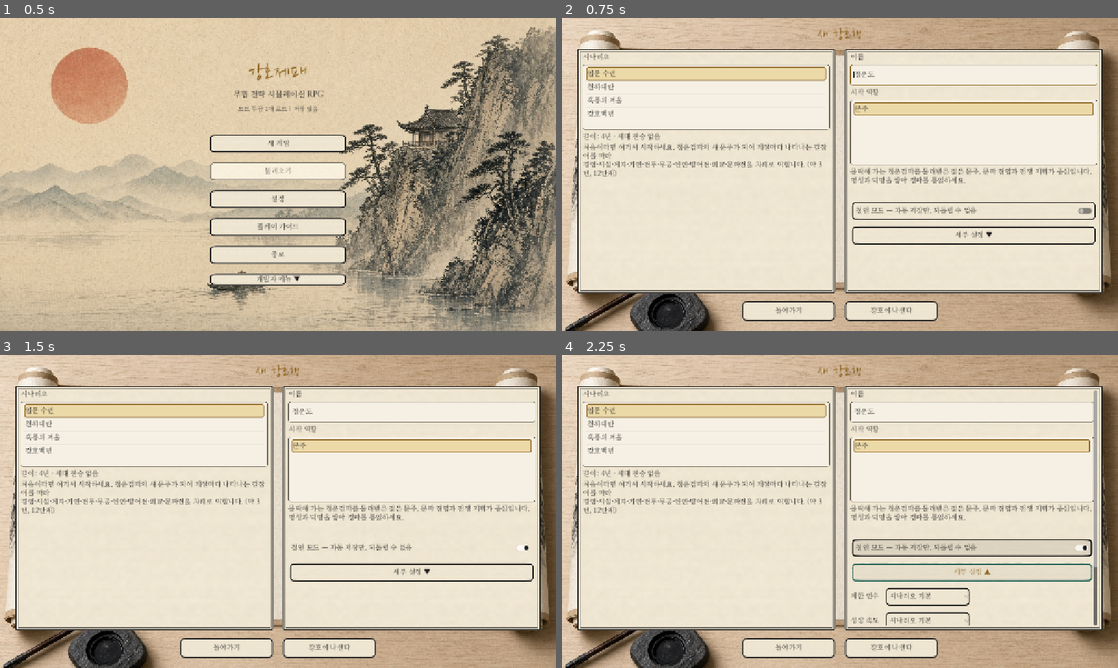
Above: before the commit, frames 1-4 (two rows, left to right).
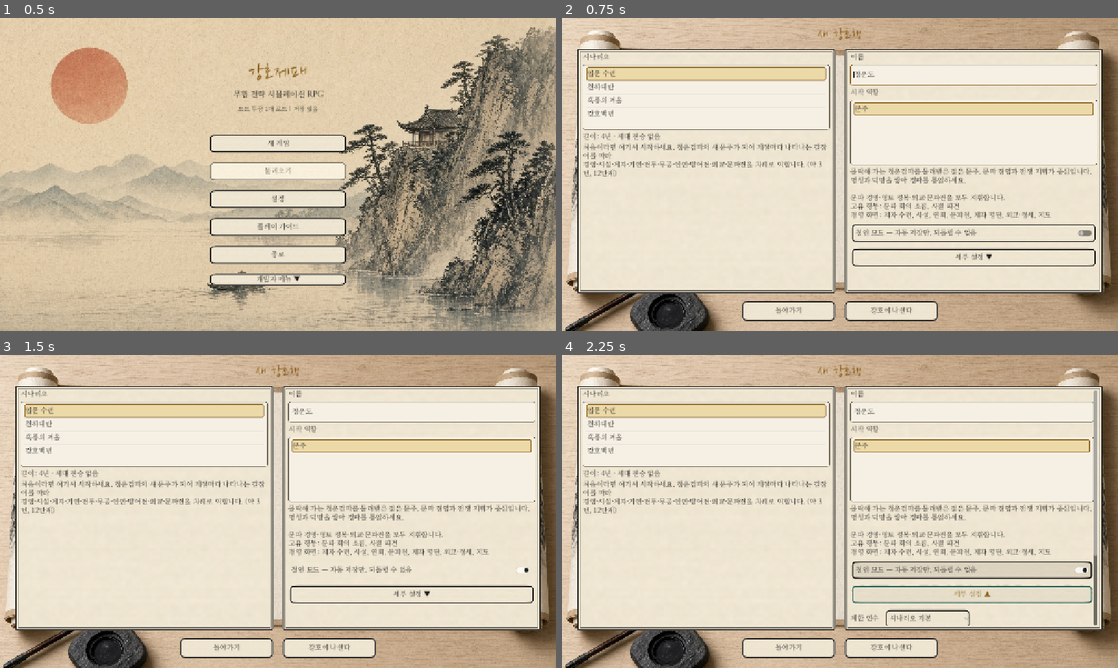
Above: after the commit, the same moments.

Repository: soulfactorx/StrongholdEmpire
Game: Godot game, scene res://scenes/main.tscn
Two runs of this game, one before a commit and one after it. Both use one fixed random seed, a clock stepped at 60 frames per second and the inputs below.
Inputs:
- Up to frame 1 (0.5 s): no input
- Up to frame 2 (0.75 s): click "새 게임" at 0.5 s
- Up to frame 3 (1.5 s): click "철인 모드 — 자동 저장만, 되돌릴 수 없음" at 1.25 s
- Up to frame 4 (2.25 s): click "세부 설정 ▼" at 2 s

Frame 1 is identical in both runs. In frame 2, 2.8% of the frame differs, in the area x 51-96%, y 56-80%; in frame 3, 2.2%; in frame 4, 4.1%, in the area x 51-97%, y 56-87%.

Commit message:
시작 역할 7가지, 역할별 경영 화면 구성
- 시작 역할에 총관(중간관리자)·간자·자객을 더했다. 간자·자객은 포섭·자객의 길 플래그를 갖고 시작한다.
- RoleDashboard: 역할마다 할 일이 없는 행동 버튼(제자 훈련·시설·연회·문파전·제자 명단 등)을 숨기고,
  낭인·의뢰인·간자·자객은 시설 칸을 숨기고 금화·식량을 개인 재산으로 보인다. 역할 안내를 위에 적는다.
- 숨긴 버튼은 단축키로도 열지 않는다. 새 게임 화면의 역할 소개에 고유 행동과 쓸 수 있는 기능을 보인다.

Co-Authored-By: Claude Opus 5.5 <noreply@anthropic.com>
Claude-Session: https://claude.ai/code/session_01XbdTiwmV8RT66UTYn7Aesn

Diff:
--- a/data/events/tutorial/tutorial_1_hub.json
+++ b/data/events/tutorial/tutorial_1_hub.json
@@ -1,7 +1,7 @@
 {
   "id": "tutorial_1_hub",
   "title": "길잡이 ① 문파 경영",
-  "description": "강호에 오신 것을 환영합니다. 이곳은 문파 경영 화면입니다.\n\n· 왼쪽: …(110 unchanged characters)… [계절 진행]을 누르면 수입·유지비가 정산되고 강호가 움직입니다.\n\n먼저 [제자 훈련]이나 [문파 연회]를 해 보고 [계절 진행]을 눌러 보세요.",
+  "description": "강호에 오신 것을 환영합니다. 이곳은 문파 경영 화면입니다.\n\n· 왼쪽: …(110 unchanged characters)… [계절 진행]을 누르면 수입·유지비가 정산되고 강호가 움직입니다.\n\n역할마다 보이는 버튼이 다릅니다. 문주·총관은 [제자 훈련]이나 [문파 연회], 다른 역할은 고유 행동이나 [영약 구매]를 해 보고 [계절 진행]을 눌러 보세요.",
   "can_repeat": false,
   "priority": true,
   "conditions": [
--- a/scripts/Systems/game_manager.gd
+++ b/scripts/Systems/game_manager.gd
@@ -179,6 +179,9 @@
 	pending_event.clear()
 	story_flags.clear()
 	flag_turns.clear()
+	# 시작 역할이 이미 걸어온 길 (간자 포섭, 자객의 길 등)
+	for flag in StartingRoles.get_by_id(role_id).get("flags", []):
+		EventManager.set_flag(story_flags, flag)
 	role_history.clear()
 	_record_role(player_character.role)
 	role_state = RoleActions.create_state()
--- /dev/null
+++ b/scripts/Systems/role_dashboard.gd
@@ -0,0 +1,86 @@
+class_name RoleDashboard
+extends RefCounted
+
+## 역할별 경영 화면 구성: 보일 행동 버튼, 문파 칸 제목, 역할 안내.
+## 역할마다 할 수 있는 일이 달라서, 할 일이 없는 버튼은 숨기고 그 역할의 목표를 위에 적는다.
+## 역할 고유 행동(문파 회의·정보 수집 등)은 RoleActions가 따로 버튼을 만든다.
+
+## 경영 화면의 행동 버튼 (노드 이름)
+const ACTION_BUTTONS: PackedStringArray = [
+	"AdvanceTurnButton", "TrainButton", "FacilityButton", "ElixirButton", "FeastButton", "MartialArtButton",
+	"RoleButton", "CombatButton", "SectWarButton", "EndingButton", "WorldButton", "DiscipleButton", "MapButton",
+]
+
+## 역할별 구성. hidden: 숨길 버튼, sect: 문파 일에 몸담는지(아니면 시설 칸을 숨기고 금화·식량을 개인 재산으로 보인다),
+## focus: 역할 안내
+const LAYOUTS: Dictionary = {
+	CharacterData.Role.LEADER: {
+		"hidden": [],
+		"sect": true,
+		"focus": "문파 경영·영토 정복·외교·문파전을 모두 지휘합니다.",
+	},
+	CharacterData.Role.MANAGER: {
+		"hidden": ["FeastButton"],
+		"sect": true,
+		"focus": "부서를 정해 살림을 꾸리고 제자를 기릅니다. 신임을 쌓아 문주 자리를 노리세요.",
+	},
+	CharacterData.Role.YOUNG_DISCIPLE: {
+		"hidden": ["TrainButton", "FacilityButton", "FeastButton", "SectWarButton", "DiscipleButton"],
+		"sect": true,
+		"focus": "스승께 배우고 외출에서 기연을 찾습니다. 문파 운영은 아직 윗사람의 몫입니다.",
+	},
+	CharacterData.Role.WANDERER: {
+		"hidden": ["TrainButton", "FacilityButton", "FeastButton", "SectWarButton", "DiscipleButton"],
+		"sect": false,
+		"focus": "의뢰로 이름을 떨치고 강호를 떠돕니다. 지도에서 다른 세력의 땅으로 옮겨 갈 수 있습니다.",
+	},
+	CharacterData.Role.MERCENARY: {
+		"hidden": ["TrainButton", "FacilityButton", "FeastButton", "SectWarButton", "DiscipleButton"],
+		"sect": false,
+		"focus": "세력의 계약을 맡아 신용과 금화를 쌓습니다. 이행할지 배신할지는 당신의 몫입니다.",
+	},
+	CharacterData.Role.SPY: {
+		"hidden": ["TrainButton", "FacilityButton", "FeastButton", "SectWarButton", "DiscipleButton"],
+		"sect": false,
+		"focus": "세력의 전력과 작전을 캐고 사보타주로 흔듭니다. 노출도를 조심하세요.",
+	},
+	CharacterData.Role.ASSASSIN: {
+		"hidden": ["TrainButton", "FacilityButton", "FeastButton", "SectWarButton", "DiscipleButton", "WorldButton"],
+		"sect": false,
+		"focus": "표적 의뢰로 돈을 벌고, 현상금이 쌓이면 은신합니다. 강호의 그림자를 지배하세요.",
+	},
+}
+
+
+static func get_layout(role: CharacterData.Role) -> Dictionary:
+	return LAYOUTS.get(role, LAYOUTS[CharacterData.Role.LEADER])
+
+
+static func is_button_visible(role: CharacterData.Role, button_name: String) -> bool:
+	return not button_name in get_layout(role)["hidden"]
+
+
+## 문파 칸 제목: 문파를 운영하는 역할은 문파 이름, 아니면 몸담은 곳과 개인 재산
+static func get_sect_title(role: CharacterData.Role, sect: SectData) -> String:
+	if get_layout(role)["sect"]:
+		return sect.sect_name
+	return "%s (몸담은 곳 · 금화·식량은 내 몫)" % sect.sect_name
+
+
+## 새 게임 화면에 보일 역할 소개: 할 수 있는 일 목록
+static func describe_role(role: CharacterData.Role) -> String:
+	var layout: Dictionary = get_layout(role)
+	var actions: PackedStringArray = []
+	for action in RoleActions.get_actions(role):
+		actions.append(action["title"])
+	var hidden: Array = layout["hidden"]
+	var common: PackedStringArray = []
+	for pair in [
+		["TrainButton", "제자 수련"], ["FacilityButton", "시설"], ["FeastButton", "연회"],
+		["SectWarButton", "문파전"], ["DiscipleButton", "제자 명단"], ["WorldButton", "외교·정세"], ["MapButton", "지도"],
+	]:
+		if not pair[0] in hidden:
+			common.append(pair[1])
+	return "%s\n고유 행동: %s\n경영 화면: %s" % [
+		layout["focus"], ", ".join(actions) if not actions.is_empty() else "없음", ", ".join(common),
+	]
--- a/scripts/Systems/starting_roles.gd
+++ b/scripts/Systems/starting_roles.gd
@@ -40,6 +40,44 @@
 			"internal_energy_max": 120, "age": 27, "morality": 45,
 		},
 		"experience": 100,
+	},
+	{
+		"id": "manager",
+		"title": "총관",
+		"description": "청운검파의 살림을 맡은 중간관리자. 부서를 정해 문파를 굴리고 문주에게 건의합니다.\n신임을 쌓아 문주 자리를 잇거나, 실패가 쌓이면 강등됩니다.",
+		"role": CharacterData.Role.MANAGER,
+		"default_name": "남궁린",
+		"stats": {
+			"strength": 11, "agility": 11, "wisdom": 17, "charisma": 14,
+			"internal_energy_max": 130, "age": 28, "morality": 55,
+		},
+		"experience": 120,
+	},
+	{
+		"id": "spy",
+		"title": "간자",
+		"description": "청운검파가 강호 세력 사이에 심어 둔 간자. 정보를 캐고 사보타주로 적을 흔듭니다.\n노출도가 차면 정체가 드러나니, 임무를 마치고 돌아오거나 자객의 길로 빠질 수 있습니다.",
+		"role": CharacterData.Role.SPY,
+		"default_name": "설무영",
+		"stats": {
+			"strength": 11, "agility": 17, "wisdom": 14, "charisma": 14,
+			"internal_energy_max": 110, "age": 22, "morality": 50,
+		},
+		"experience": 80,
+		"flags": ["spy_recruitment"],
+	},
+	{
+		"id": "assassin",
+		"title": "자객",
+		"description": "어둠 속에서 표적을 처리하는 청부 자객. 표적 의뢰로 큰돈을 벌지만 현상금이 쌓입니다.\n은신으로 현상금을 낮추며 그림자 제국을 꿈꿉니다.",
+		"role": CharacterData.Role.ASSASSIN,
+		"default_name": "귀검",
+		"stats": {
+			"strength": 16, "agility": 16, "wisdom": 10, "charisma": 8,
+			"internal_energy_max": 120, "age": 26, "morality": 35,
+		},
+		"experience": 100,
+		"flags": ["assassin_path"],
 	},
 	{
 		"id": "leader",
--- a/scripts/Tests/smoke_test.gd
+++ b/scripts/Tests/smoke_test.gd
@@ -97,6 +97,7 @@
 	["ui", "_test_input_and_tips"],
 	["ui", "_test_action_preview"],
 	["ui", "_test_chronicle_and_dialogue"],
+	["ui", "_test_role_dashboard"],
 	["ui", "_test_art_assets"],
 	["ui", "_test_audio"],
 	["core", "_test_self_check"],
--- a/scripts/Tests/test_ui.gd
+++ b/scripts/Tests/test_ui.gd
@@ -388,6 +388,40 @@
 	_completed["_test_chronicle_and_dialogue"] = true
 
 
+## 역할별 경영 화면: 시작 역할이 7가지이고, 역할마다 보이는 버튼·칸·안내가 다르다.
+func _test_role_dashboard() -> void:
+	var gm: Node = root.get_node("GameManager")
+	_check(StartingRoles.ROLES.size() >= 7, "시작 역할 7가지")
+	_new_quiet_game(gm, "spy")
+	_check(gm.player_character.role == CharacterData.Role.SPY and gm.story_flags.get("spy_recruitment", false), "간자로 시작: 포섭 플래그")
+	_new_quiet_game(gm, "assassin")
+	_check(gm.player_character.role == CharacterData.Role.ASSASSIN and gm.story_flags.get("assassin_path", false), "자객으로 시작")
+	SceneRouter.goto(tree, SceneRouter.HUB)
+	await process_frame
+	await process_frame
+	var hub: Node = current_scene
+	var grid: Node = hub.action_grid
+	_check(not grid.get_node("TrainButton").visible and not grid.get_node("SectWarButton").visible and grid.get_node("ElixirButton").visible, "자객: 문파 운영 버튼 숨김")
+	_check(not hub.get_node("Margin/RootHBox/LeftPanel/FacilityPanel").visible and hub.sect_name_label.text.contains("내 몫"), "자객: 시설 칸 숨김, 개인 재산")
+	_check(hub.role_resource_label.text.contains("표적") and hub.role_action_box.get_child_count() == 2, "자객: 역할 안내와 고유 행동")
+	var key := InputEventKey.new()
+	key.keycode = KEY_F
+	key.pressed = true
+	hub._unhandled_key_input(key)
+	_check(not hub.facility_popup.visible, "숨긴 버튼은 단축키로도 열리지 않음")
+	# 역할이 바뀌면 화면도 바뀐다
+	gm.apply_role_transition(CharacterData.Role.LEADER)
+	await process_frame
+	_check(grid.get_node("TrainButton").visible and grid.get_node("SectWarButton").visible and hub.get_node("Margin/RootHBox/LeftPanel/FacilityPanel").visible, "문주가 되면 모든 버튼")
+	hub._unhandled_key_input(key)
+	_check(hub.facility_popup.visible, "문주: 시설 단축키")
+	hub.facility_popup.visible = false
+	_check(RoleDashboard.describe_role(CharacterData.Role.MANAGER).contains("문주에게 건의"), "새 게임 화면 역할 소개: 고유 행동")
+	SceneRouter.goto(tree, SceneRouter.MAIN_MENU)
+	await process_frame
+	_completed["_test_role_dashboard"] = true
+
+
 func _test_input_and_tips() -> void:
 	var gm: Node = root.get_node("GameManager")
 	_clear_test_saves()
--- a/scripts/UI/management_screen.gd
+++ b/scripts/UI/management_screen.gd
@@ -29,6 +29,7 @@
 @onready var role_resource_label: Label = %RoleResourceLabel
 @onready var role_action_box: HBoxContainer = %RoleActionBox
 @onready var event_popup: Control = %EventPopup
+@onready var action_grid: GridContainer = $Margin/RootHBox/RightPanel/ActionPanel/ActionGrid
 @onready var role_popup: Control = %RolePopup
 var facility_popup: Control
 var chronicle_popup: Control
@@ -195,7 +196,7 @@
 			open[-1].visible = false
 		get_viewport().set_input_as_handled()
 		return
-	if open.is_empty() and HUB_SHORTCUTS.has(key.keycode):
+	if open.is_empty() and HUB_SHORTCUTS.has(key.keycode) and _shortcut_allowed(HUB_SHORTCUTS[key.keycode]):
 		call(HUB_SHORTCUTS[key.keycode])
 		get_viewport().set_input_as_handled()
 
@@ -217,6 +218,7 @@
 
 
 func _refresh_all() -> void:
+	_apply_role_layout()
 	_update_time_display()
 	_update_sect_display(GameManager.player_sect)
 	_update_character_display(GameManager.player_character)
@@ -224,10 +226,32 @@
 	_update_role_actions()
 
 
+## 역할마다 할 일이 없는 버튼과 칸을 숨긴다 (RoleDashboard)
+func _apply_role_layout() -> void:
+	var role: CharacterData.Role = GameManager.player_character.role
+	for button_name in RoleDashboard.ACTION_BUTTONS:
+		var button: Control = action_grid.get_node_or_null(button_name)
+		if button:
+			button.visible = RoleDashboard.is_button_visible(role, button_name)
+	$Margin/RootHBox/LeftPanel/FacilityPanel.visible = RoleDashboard.get_layout(role)["sect"]
+
+
+## 버튼이 숨겨진 행동은 단축키로도 열지 않는다.
+func _shortcut_allowed(method: String) -> bool:
+	for button in action_grid.get_children():
+		if button is BaseButton and not button.visible:
+			for connection in button.pressed.get_connections():
+				if connection["callable"].get_method() == method:
+					return false
+	return true
+
+
 ## 역할별 고유 행동 버튼과 역할 자원 표시
 func _update_role_actions() -> void:
 	var character: CharacterData = GameManager.player_character
-	role_resource_label.text = "[%s 고유 행동] %s" % [character.get_role_name(), RoleActions.describe(GameManager)]
+	role_resource_label.text = "%s\n[%s 고유 행동] %s" % [
+		RoleDashboard.get_layout(character.role)["focus"], character.get_role_name(), RoleActions.describe(GameManager),
+	]
 	for child in role_action_box.get_children():
 		role_action_box.remove_child(child)
 		child.queue_free()
@@ -300,7 +324,7 @@
 
 
 func _update_sect_display(sect: SectData) -> void:
-	sect_name_label.text = sect.sect_name
+	sect_name_label.text = RoleDashboard.get_sect_title(GameManager.player_character.role, sect)
 	# 다음 계절 예상 수지 (수입 − 유지비)
 	var forecast: Dictionary = GameManager.estimate_next_season()
 	gold_label.text = "금화: %d (다음 계절 %+d, 유지비 %d)" % [sect.gold, forecast["gold"], sect.get_gold_upkeep()]
--- a/scripts/UI/new_game_screen.gd
+++ b/scripts/UI/new_game_screen.gd
@@ -89,7 +89,7 @@
 	if name_edit.text.is_empty() or name_edit.text == previous["default_name"]:
 		name_edit.text = entry["default_name"]
 	_selected_role_id = entry["id"]
-	role_desc_label.text = entry["description"]
+	role_desc_label.text = "%s\n\n%s" % [entry["description"], RoleDashboard.describe_role(entry["role"])]
 
 
 func _on_settings_toggle_pressed() -> void:
Not shown, added: scripts/Systems/role_dashboard.gd.uid
